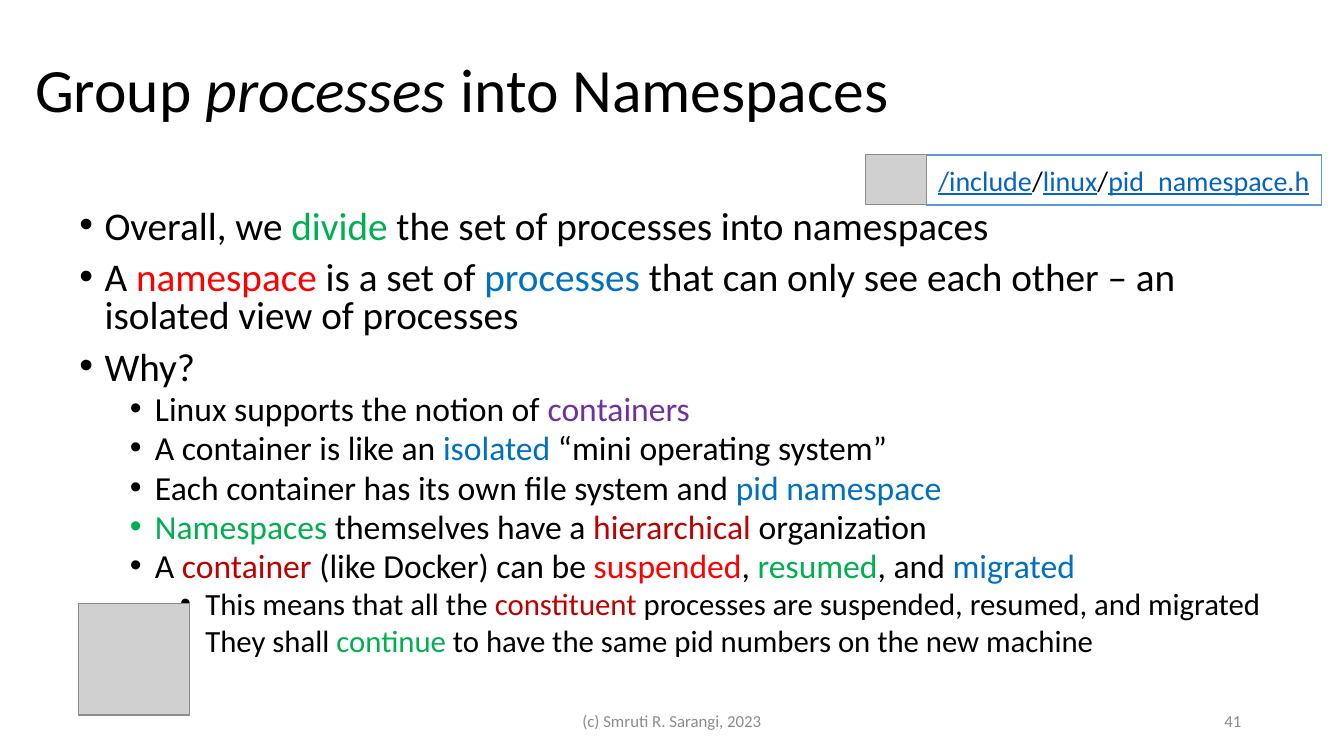
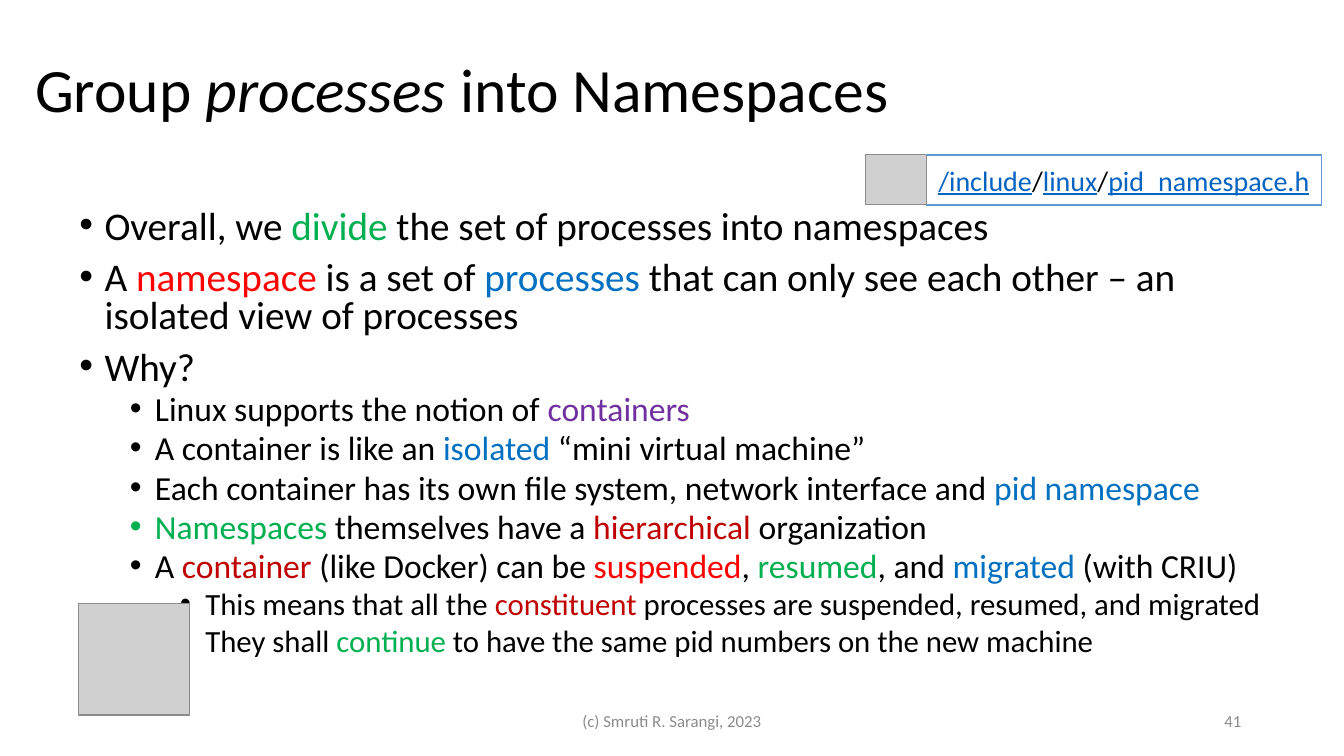
Before and after one commit to srsarangi/srsarangi.github.io, a slide deck: slide 41 of osbook/slides/3.processes.pptx. Drawn at 1344x756 pixels with LibreOffice and Linux fonts; fonts in the diff are those of the drawing; grey boxes stand for pictures. Boxes give left, top, right and bottom in pixels: in the first picture for what was removed or moved away, otherwise in the second. Text is boxed around its words. In the diff, an @@ line names an element or a change of style, - is before the commit and + after.

```diff
--- a/osbook/slides/3.processes.pptx
+++ b/osbook/slides/3.processes.pptx
@@ text at (155, 436, 1200, 506): text changed @@
-  • A container is like an isolated “mini operating system”
-  • Each container has its own file system and pid namespace
+  • A container is like an isolated “mini virtual machine”
+  • Each container has its own file system, network interface and pid namespace
@@ text at (155, 553, 1237, 584): text changed @@
-  • A container (like Docker) can be suspended, resumed, and migrated
+  • A container (like Docker) can be suspended, resumed, and migrated (with CRIU)
```
Also in this commit, not shown: 7 other slides changed, 5 other files.
